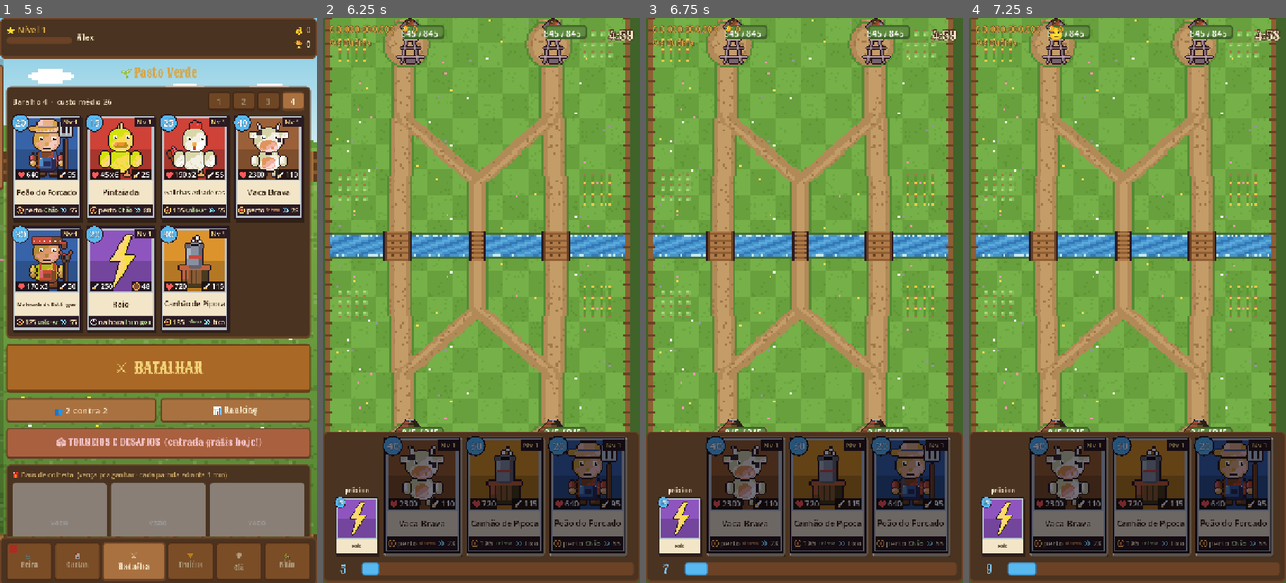
Above: before the commit, frames 1-4 (left to right).
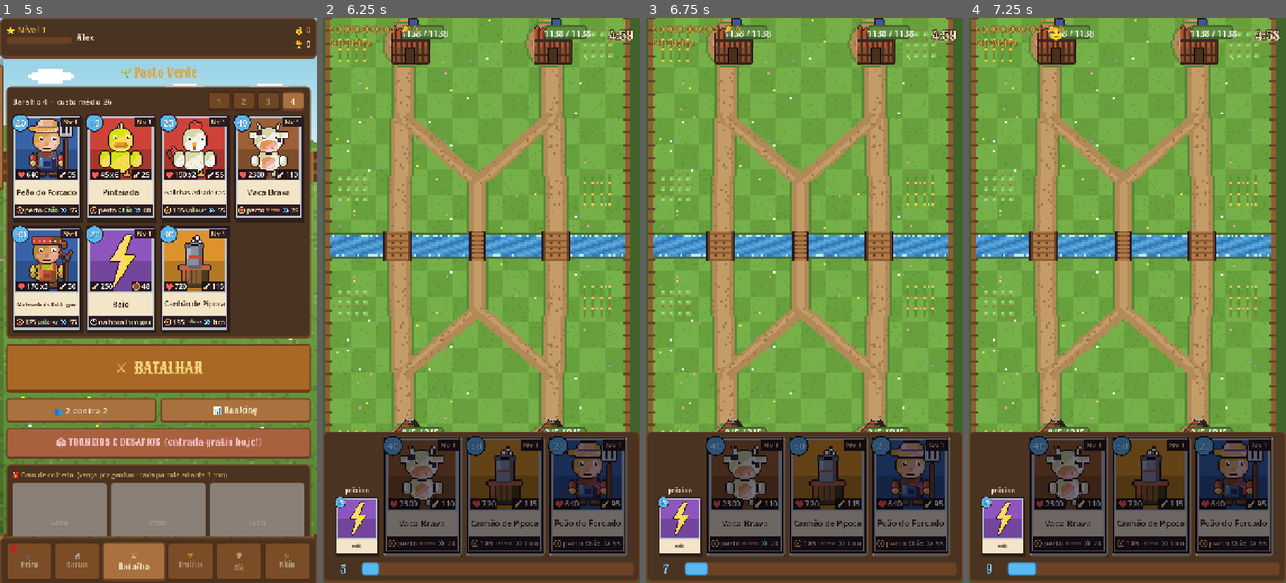
Above: after the commit, the same moments.

Repository: Generadevde/farmarena
Game: Godot game, scene res://Scenes/profile_setup.tscn
Two runs of this game, one before a commit and one after it. Both use one fixed random seed, a clock stepped at 60 frames per second and the inputs below. The engine's default icon, where the game draws it, is replaced by a stand-in: a white triangle on a blue panel in a dark square.
Inputs (mouse positions are in pixels of both pictures, inside the frame that each line leads up to):
- Up to frame 1 (5 s): click (158, 345) at 0.52 s; type "Alex" at 0.6 s; click "Criar e jogar" at 1.25 s; click "1" at 2 s; click "2" at 2.75 s; click "3" at 3.5 s; click "4" at 4.25 s
- Up to frame 2 (6.25 s): click "⚔ BATALHAR" at 5 s; tap Enter at 5.75 s; move the mouse to (551, 272) at 5.77 s; click (551, 272) at 5.92 s
- Up to frame 3 (6.75 s): drag from (680, 526) to (734, 453) at 6.52 s
- Up to frame 4 (7.25 s): no input

Frame 1 is identical in both runs. In frame 2, 1.4% of the frame differs, in the area x 21-85%, y 0-9%; in frame 3, 1.4%; in frame 4, 1.4%.

Commit message:
Remove o zerar automático dos bots (não foi pedido)
Co-Authored-By: Claude Fable 5.2 <noreply@anthropic.com>
Claude-Session: https://claude.ai/code/session_01F2c9wwKpd4XWAaAeM55Dzi

Diff:
--- a/Scripts/hub.gd
+++ b/Scripts/hub.gd
@@ -45,12 +45,6 @@
 	_rebuild_all()
 	Safra.sync_profile()
 	Assembleia.sync()
-	if int(Progresso.d.get("bots_reset_v", 0)) < 1:
-		# pedido do jogador: todos os bots recomeçam do zero (uma vez só)
-		Progresso.d["bots_reset_v"] = 1
-		Progresso.d["bots_arena_v"] = 2
-		BotSimulator.reset_all_bots()
-		Progresso.save()
 	if int(Progresso.d.get("bots_arena_v", 0)) < 2:
 		Progresso.d["bots_arena_v"] = 2
 		BotLearning.enforce_arena_everywhere()
